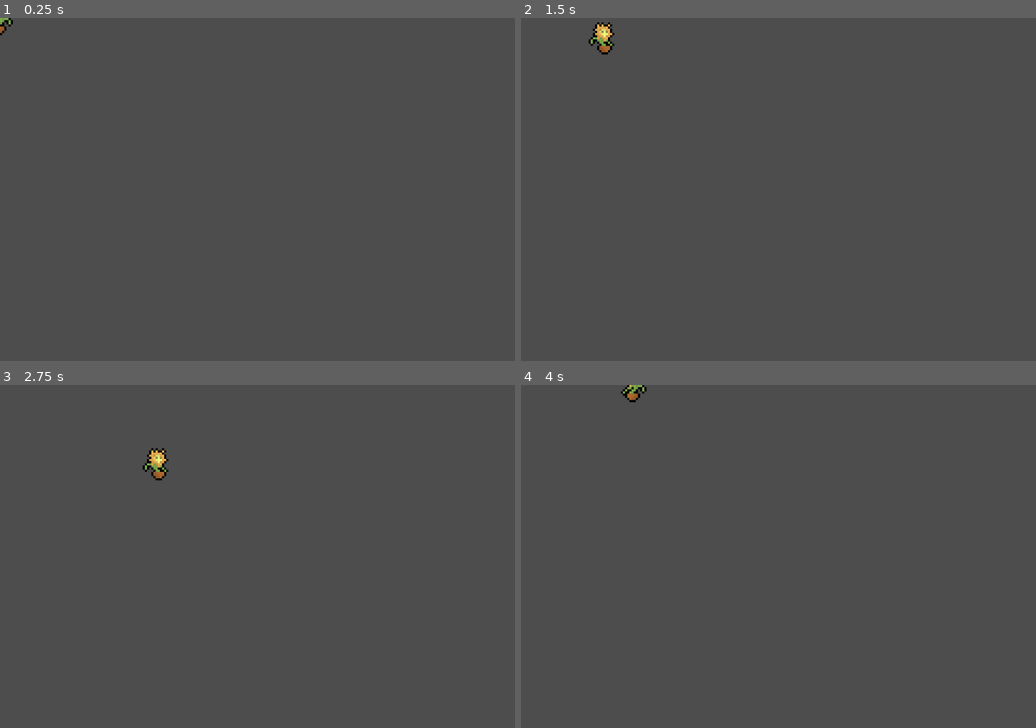
Above: before the commit, frames 1-4 (two rows, left to right).
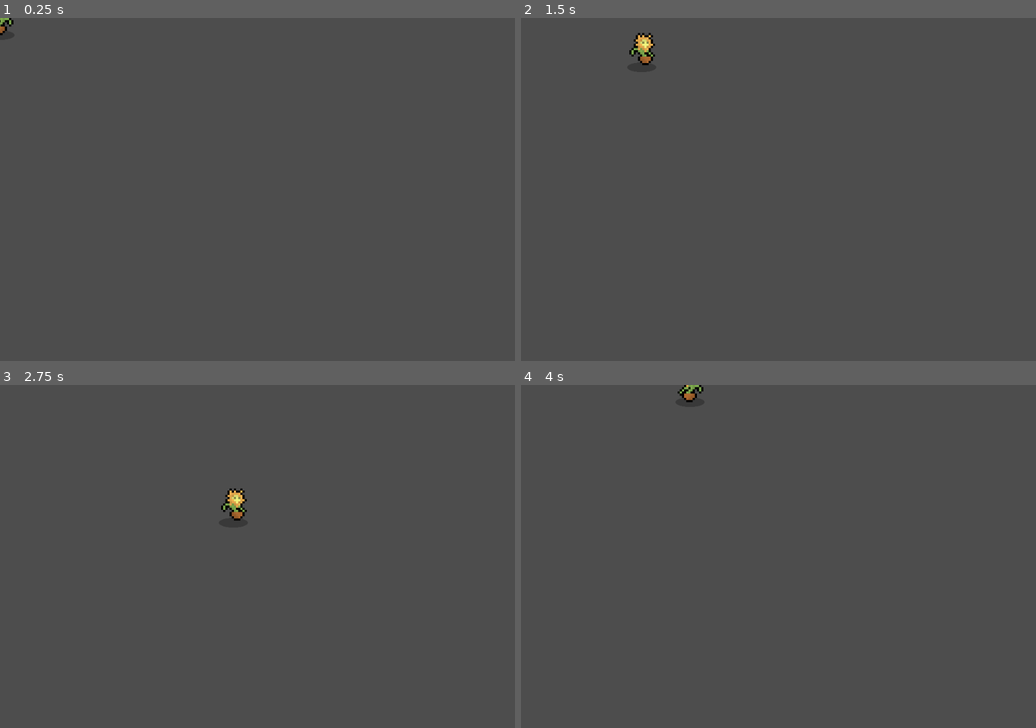
Above: after the commit, the same moments.

Repository: Albin-Nykvist/godot_2d_shooter
Game: Godot game, scene res://player.tscn
The game is run twice, just before and just after one commit, with the same random seed, the same clock (stepped at 60 frames per second) and the same inputs. After the commit the project has no main scene; this scene is started directly in both runs.
Inputs (mouse positions are in pixels of both pictures, inside the frame that each line leads up to):
- Up to frame 1 (0.25 s): no input
- Up to frame 2 (1.5 s): tap Enter at 0.5 s; move the mouse to (891, 172) at 0.52 s; hold Right (ui_right) 0.53-1.28 s; click (891, 172) at 0.67 s; move the mouse to (675, 206) at 1.27 s; hold Down (ui_down) from 1.28 s (still down); click (675, 206) at 1.42 s
- Up to frame 3 (2.75 s): move the mouse to (309, 481) at 2.02 s; release Down (ui_down) at 2.03 s; hold Right (ui_right) from 2.03 s (still down); click (309, 481) at 2.17 s
- Up to frame 4 (4 s): move the mouse to (752, 625) at 2.77 s; release Right (ui_right) at 2.78 s; hold Up (ui_up) 2.78-3.53 s; click (752, 625) at 2.92 s; move the mouse to (933, 607) at 3.52 s; hold Left (ui_left) from 3.53 s (still down); click (933, 607) at 3.67 s

The runs differ from the first frame. In frame 1, less than 0.1% of the frame differs, in the area x 0-3%, y 0-6%; in frame 2, 0.6%, in the area x 13-27%, y 1-14%; in frame 3, 0.6%; in frame 4, 0.3%.

Commit message:
shadows for items

Diff:
--- a/Player.gd
+++ b/Player.gd
@@ -7,7 +7,7 @@
 @onready var item_sprite = $HeldItemSprite
 @onready var character_sprite = $CharacterSprite
 
-var speed = 200.0
+var speed = 300.0
 
 var reachable_items = []
 var held_item = null
--- a/World.gd
+++ b/World.gd
@@ -11,46 +11,49 @@
 var item_spawn_rate = 3.0 # Once every x seconds
 var item_spawn_rate_counter = 0.0
 
-var enemy_spawn_rate = 4.0 # Once every x seconds
+var enemy_spawn_rate = 20.0 # Once every x seconds
 var enemy_spawn_rate_counter = 0.0
 
 func _ready():
-	# Move player and throwable into place
-
 	player.position = screen_middle
 
-
+	for i in range(0, 5):
+		spawn_enemy()
+		spawn_item()
 
 func _process(delta):
 	item_spawn_rate_counter += delta
 	if item_spawn_rate_counter > item_spawn_rate:
 		item_spawn_rate_counter = 0
-		var item = item_scene.instantiate()
-		add_child(item)
-		item.add_to_group("items")
-		#item.position = Vector2(300 + randi() % (screen_size.x-300), 300 + randi() % (screen_size.y-300))
-		item.position = Vector2(screen_middle.x + (-300 + randi() % 600), screen_middle.y + (-300 + randi() % 600))
+		spawn_item()
 
 	enemy_spawn_rate_counter += delta
 	if enemy_spawn_rate_counter > enemy_spawn_rate:
 		enemy_spawn_rate_counter = 0
-		var enemy = enemy_scene.instantiate()
-		add_child(enemy)
-		enemy.add_to_group("enemies")
-		#item.position = Vector2(300 + randi() % (screen_size.x-300), 300 + randi() % (screen_size.y-300))
-		enemy.attack_target = player
+		for i in range(0, 5):
+			spawn_enemy()
 
-		#enemy.position
-		var r = 0 + randi() % 4
-		var screen_edge_offset = 10
-		if r == 0:
-			enemy.position = Vector2(-screen_edge_offset, randi() % screen_size.y)
-		elif r == 1:
-			enemy.position = Vector2(screen_size.x + screen_edge_offset, randi() % screen_size.y)
-		elif r == 2:
-			enemy.position = Vector2(randi() % screen_size.x, -screen_edge_offset)
-		elif r == 3:
-			enemy.position = Vector2(randi() % screen_size.x, screen_size.y + screen_edge_offset)
+func spawn_enemy():
+	var enemy = enemy_scene.instantiate()
+	add_child(enemy)
+	enemy.add_to_group("enemies")
+	enemy.attack_target = player
+	var r = 0 + randi() % 4
+	var screen_edge_offset = 10
+	if r == 0:
+		enemy.position = Vector2(-screen_edge_offset, randi() % screen_size.y)
+	elif r == 1:
+		enemy.position = Vector2(screen_size.x + screen_edge_offset, randi() % screen_size.y)
+	elif r == 2:
+		enemy.position = Vector2(randi() % screen_size.x, -screen_edge_offset)
+	elif r == 3:
+		enemy.position = Vector2(randi() % screen_size.x, screen_size.y + screen_edge_offset)
+
+func spawn_item():
+	var item = item_scene.instantiate()
+	add_child(item)
+	item.add_to_group("items")
+	item.position = Vector2(screen_middle.x + (-400 + randi() % 800), screen_middle.y + (-300 + randi() % 600))
 
 func reset():
 	pass
--- a/World.tscn
+++ /dev/null
@@ -1,18 +0,0 @@
-[gd_scene load_steps=4 format=3 uid="uid://bthivjum4p6gg"]
-
-[ext_resource type="PackedScene" uid="uid://c2s4psj16kfug" path="res://player.tscn" id="1_0xy26"]
-[ext_resource type="Script" path="res://World.gd" id="1_53qy7"]
-[ext_resource type="Texture2D" uid="uid://bwfl0rb2jag4s" path="res://white.png" id="5_ecgle"]
-
-[node name="World" type="Node2D"]
-script = ExtResource("1_53qy7")
-
-[node name="Player" parent="." instance=ExtResource("1_0xy26")]
-position = Vector2(892, 635)
-
-[node name="Background" type="Sprite2D" parent="."]
-modulate = Color(0.309804, 0.309804, 0.309804, 1)
-z_index = -10
-position = Vector2(2060.5, 1520)
-scale = Vector2(494.188, 346.5)
-texture = ExtResource("5_ecgle")
--- a/enemy.gd
+++ b/enemy.gd
@@ -1,7 +1,7 @@
 extends CharacterBody2D
 class_name Enemy
 
-@export var max_health = 30.0
+@export var max_health = 20.0
 @export var health = 0.0 # set in the ready function
 @export var speed = 50.0
 @export var damage = 10.0
@@ -9,19 +9,31 @@
 
 @export var attack_target: Node = null
 
+@onready var character_sprite = $CharacterSprite
+
 func _ready():
 	health = max_health
+	character_sprite.speed_scale = 1.0 + ((-2 + randi() % 5) * 0.1)
 
 func _physics_process(delta):
+	var margin = 20.0
+
 	if attack_target:
-		if position.x < attack_target.position.x:
+		if position.x > attack_target.position.x - margin and  position.x < attack_target.position.x + margin:
+			direction.x = 0.0
+		elif position.x < attack_target.position.x - margin:
 			direction.x = 1.0
-		elif position.x > attack_target.position.x:
+			character_sprite.flip_h = true
+		elif position.x > attack_target.position.x + margin:
 			direction.x = -1.0
-		if position.y < attack_target.position.y:
+			character_sprite.flip_h = false
+		if position.y > attack_target.position.y - margin and  position.y < attack_target.position.y + margin:
+			direction.y = 0.0
+		elif position.y < attack_target.position.y - margin:
 			direction.y = 1.0
-		elif position.y > attack_target.position.y:
+		elif position.y > attack_target.position.y + margin:
 			direction.y = -1.0
+
 		velocity = direction.normalized() * speed
 		move_and_collide(velocity * delta)
 
--- a/enemy.tscn
+++ b/enemy.tscn
@@ -1,7 +1,23 @@
-[gd_scene load_steps=5 format=3 uid="uid://c3yov28lwjgvu"]
+[gd_scene load_steps=8 format=3 uid="uid://c3yov28lwjgvu"]
 
 [ext_resource type="Script" path="res://enemy.gd" id="1_nsaft"]
-[ext_resource type="Texture2D" uid="uid://cqpfqujnt2ycq" path="res://assets/shroom.png" id="2_cyfdj"]
+[ext_resource type="Texture2D" uid="uid://dnhnhdy3l364c" path="res://assets/wine64.png" id="1_w4qev"]
+[ext_resource type="Texture2D" uid="uid://d26y85oxvbx2e" path="res://assets/wine2.png" id="3_c8l7w"]
+[ext_resource type="PackedScene" uid="uid://cvowsa5xd75eq" path="res://shadow.tscn" id="3_xyfbr"]
+
+[sub_resource type="SpriteFrames" id="SpriteFrames_a4rsm"]
+animations = [{
+"frames": [{
+"duration": 1.0,
+"texture": ExtResource("1_w4qev")
+}, {
+"duration": 1.0,
+"texture": ExtResource("3_c8l7w")
+}],
+"loop": true,
+"name": &"default",
+"speed": 2.0
+}]
 
 [sub_resource type="RectangleShape2D" id="RectangleShape2D_l7b0q"]
 size = Vector2(38, 47)
@@ -15,8 +31,11 @@
 collision_mask = 5
 script = ExtResource("1_nsaft")
 
-[node name="Sprite2D" type="Sprite2D" parent="."]
-texture = ExtResource("2_cyfdj")
+[node name="CharacterSprite" type="AnimatedSprite2D" parent="."]
+sprite_frames = SubResource("SpriteFrames_a4rsm")
+autoplay = "default"
+
+[node name="Shadow" parent="CharacterSprite" instance=ExtResource("3_xyfbr")]
 
 [node name="CollisionShape2D" type="CollisionShape2D" parent="."]
 position = Vector2(-1, 3.5)
--- a/item.tscn
+++ b/item.tscn
@@ -1,6 +1,7 @@
-[gd_scene load_steps=4 format=3 uid="uid://c8u4ykrvpkt03"]
+[gd_scene load_steps=5 format=3 uid="uid://c8u4ykrvpkt03"]
 
 [ext_resource type="Texture2D" uid="uid://cemgx0a6g2nnj" path="res://assets/urn.png" id="1_rwd5p"]
+[ext_resource type="PackedScene" uid="uid://cvowsa5xd75eq" path="res://shadow.tscn" id="2_s2x2g"]
 
 [sub_resource type="GDScript" id="GDScript_ah1ad"]
 script/source = "extends Area2D
@@ -19,6 +20,7 @@
 radius = 32.0156
 
 [node name="Item" type="Area2D"]
+z_index = -2
 linear_damp = 0.2
 script = SubResource("GDScript_ah1ad")
 
@@ -27,3 +29,5 @@
 
 [node name="Sprite2D" type="Sprite2D" parent="."]
 texture = ExtResource("1_rwd5p")
+
+[node name="Shadow" parent="Sprite2D" instance=ExtResource("2_s2x2g")]
--- a/player.tscn
+++ b/player.tscn
@@ -1,9 +1,10 @@
-[gd_scene load_steps=8 format=3 uid="uid://c2s4psj16kfug"]
+[gd_scene load_steps=9 format=3 uid="uid://c2s4psj16kfug"]
 
 [ext_resource type="Script" path="res://Player.gd" id="1_n2dil"]
 [ext_resource type="Texture2D" uid="uid://coqca8tfhlpjf" path="res://assets/flower.png" id="2_73xfg"]
 [ext_resource type="Texture2D" uid="uid://ca5k13bkvo7m3" path="res://assets/flower_walk.png" id="3_uq258"]
 [ext_resource type="Texture2D" uid="uid://dds0n0h4ntkuf" path="res://assets/rock.png" id="4_nnxwo"]
+[ext_resource type="PackedScene" uid="uid://cvowsa5xd75eq" path="res://shadow.tscn" id="5_negvc"]
 
 [sub_resource type="SpriteFrames" id="SpriteFrames_hyw7i"]
 animations = [{
@@ -30,9 +31,14 @@
 script = ExtResource("1_n2dil")
 
 [node name="CharacterSprite" type="AnimatedSprite2D" parent="."]
+position = Vector2(1, 0)
 sprite_frames = SubResource("SpriteFrames_hyw7i")
 autoplay = "default"
 frame_progress = 0.192982
+
+[node name="Shadow" parent="CharacterSprite" instance=ExtResource("5_negvc")]
+position = Vector2(-1, 0)
+scale = Vector2(0.27, 0.0899999)
 
 [node name="CollisionShape2D" type="CollisionShape2D" parent="."]
 scale = Vector2(0.5, 0.5)
--- a/project.godot
+++ b/project.godot
@@ -19,6 +19,7 @@
 
 window/size/viewport_width=960
 window/size/viewport_height=640
+mouse_cursor/custom_image="res://assets/cursor.png"
 
 [input]
 
--- /dev/null
+++ b/shadow.gd
@@ -0,0 +1,18 @@
+extends Sprite2D
+
+# The parent should be a collision shape (don't ask be why it had to be this way)
+
+# Called when the node enters the scene tree for the first time.
+func _ready():
+	# set width and position based on parent
+	var character = get_parent()
+	if character is Sprite2D:
+		var texture_size = character.get_texture().get_size()
+		position.y = texture_size.y/2
+	elif character is AnimatedSprite2D:
+		var texture_size = character.sprite_frames.get_frame_texture("default", 0).get_size()
+		position.y = texture_size.y/2
+
+# Called every frame. 'delta' is the elapsed time since the previous frame.
+func _process(delta):
+	pass
--- /dev/null
+++ b/shadow.tscn
@@ -0,0 +1,11 @@
+[gd_scene load_steps=3 format=3 uid="uid://cvowsa5xd75eq"]
+
+[ext_resource type="Texture2D" uid="uid://dg7uc0xijxl1o" path="res://circle.png" id="1_bux0f"]
+[ext_resource type="Script" path="res://shadow.gd" id="2_oxjw0"]
+
+[node name="Shadow" type="Sprite2D"]
+modulate = Color(0, 0, 0, 0.25098)
+z_index = -9
+scale = Vector2(0.25, 0.1)
+texture = ExtResource("1_bux0f")
+script = ExtResource("2_oxjw0")
Binary file added: assets/cursor.png
Not shown, added: assets/cursor.png.import
Binary file added: assets/wine2.png
Not shown, added: assets/wine2.png.import
Not shown, changed: notes.txt
Not shown, added: Wor8A6E.tmp
